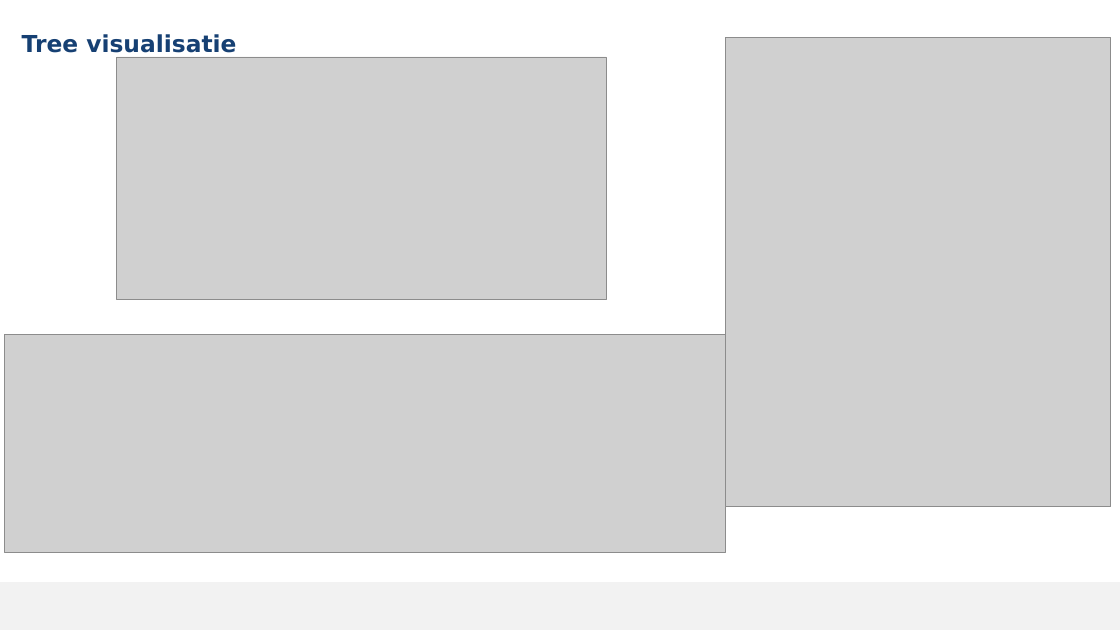
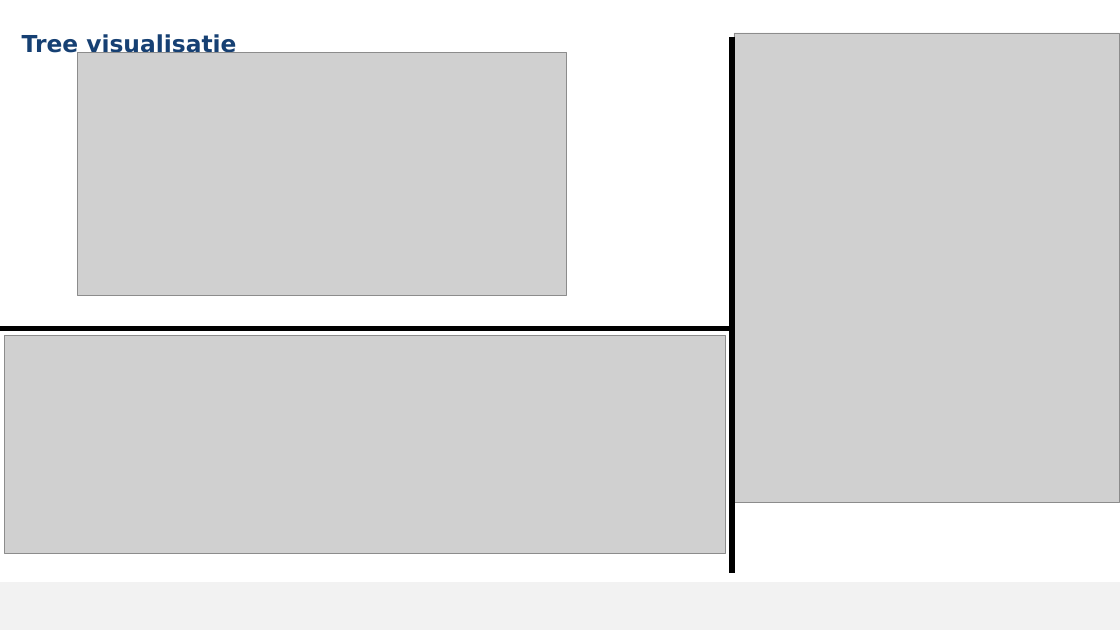
Before and after one commit to MikaG-1952764/masterproef, a slide deck: slide 13 of MP2526_Verdediging.pptx. Drawn at 1120x630 pixels with LibreOffice and Linux fonts; fonts in the diff are those of the drawing; grey boxes stand for pictures; background and template pictures are left out. Boxes give left, top, right and bottom in pixels: in the first picture for what was removed or moved away, otherwise in the second. Text is boxed around its words. In the diff, an @@ line names an element or a change of style, - is before the commit and + after.

```diff
--- a/MP2526_Verdediging.pptx
+++ b/MP2526_Verdediging.pptx
@@ picture: place and size @@
-picture at [117, 57, 607, 300]
+picture at [77, 52, 567, 295]
@@ line added from (732, 573) to (732, 37), #000000 4.5 pt @@
@@ picture: place and size @@
-picture at [726, 37, 1112, 507]
+picture at [734, 33, 1120, 502]
@@ line added from (0, 329) to (732, 329), #000000 4.5 pt @@
```
Also in this commit, not shown: 4 other slides changed, 2 slides added, 2 slides removed, 1 other file.
